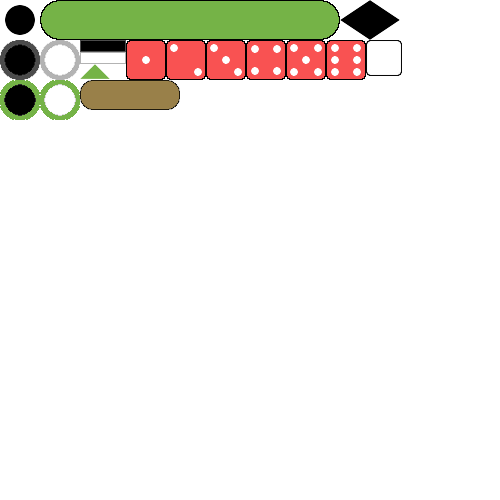
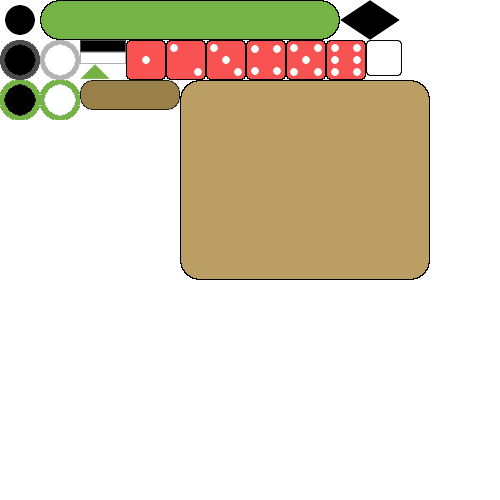
The second (500, 500) image is a revision of the first. Changes to its layers:
added layer "Presse-papiers" above "bouton1" over [180, 80, 430, 280]
